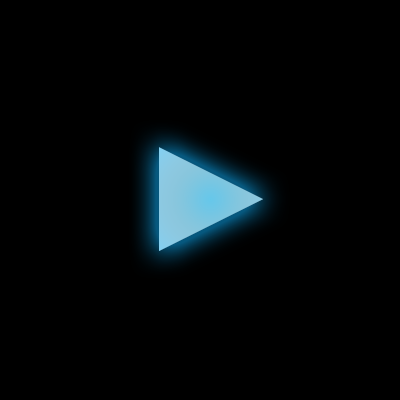
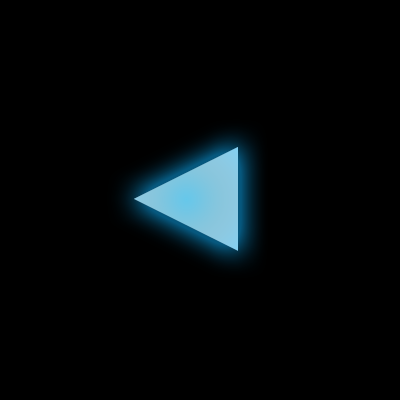
Before/after of a 400px x 400px layered artwork. What changed in the layer stack:
painted on "▲" over left=134, top=147, right=263, bottom=251
